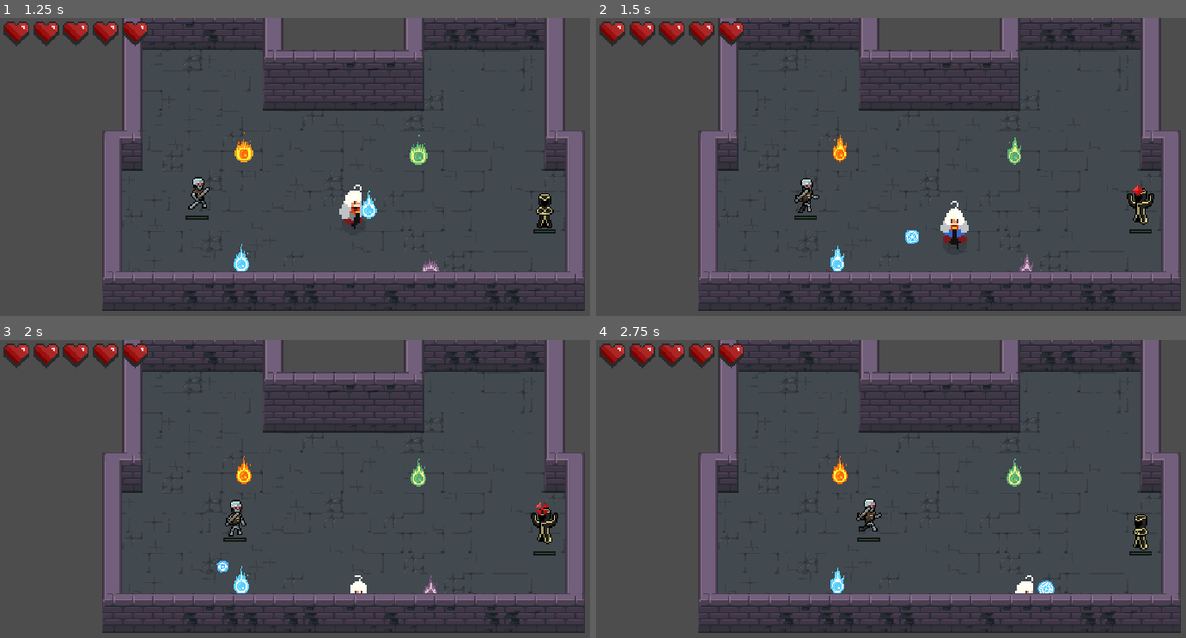
Above: before the commit, frames 1-4 (two rows, left to right).
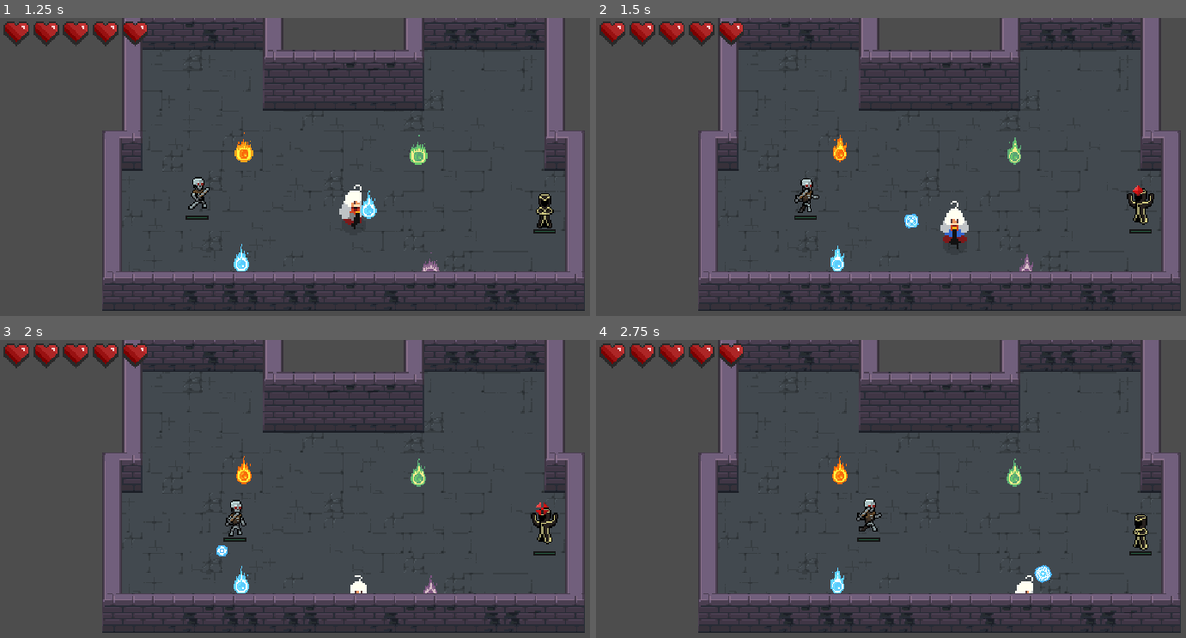
Above: after the commit, the same moments.

Repository: GuusOomen/Arcane-Dungeons-Trials-of-the-Elements
Game: Godot game, scene res://Scenes/main.tscn
Same seed, same stepped clock (60 frames per second), same inputs: the game is played once before the commit and once after it.
Inputs (mouse positions are in pixels of both pictures, inside the frame that each line leads up to):
- Up to frame 1 (1.25 s): tap Enter (ui_accept) at 0.5, 0.77 s; move the mouse to (495, 190) at 0.52 s; hold D (right) from 0.53 s (still down); tap Space (attack) at 0.6 s
- Up to frame 2 (1.5 s): move the mouse to (802, 229) at 1.27 s; release D (right) at 1.28 s; hold S (down) from 1.28 s (still down); click (802, 229) at 1.35 s
- Up to frame 3 (2 s): keep holding S (down); tap Enter (ui_accept) at 1.52 s
- Up to frame 4 (2.75 s): move the mouse to (1009, 447) at 2.02 s; release S (down) at 2.03 s; hold D (right) from 2.03 s (still down); tap Shift (roll) at 2.1 s

Frame 1 is identical in both runs. In frame 2, 0.2% of the frame differs, in the area x 52-55%, y 65-76%; in frame 3, 0.1%; in frame 4, 0.2%, in the area x 74-78%, y 75-86%.

Commit message:
reverted projectile rotation point

Diff:
--- a/Scenes/projectile/projectile-earth.tscn
+++ b/Scenes/projectile/projectile-earth.tscn
@@ -52,12 +52,11 @@
 
 [node name="AnimatedSprite2D" type="AnimatedSprite2D" parent="."]
 y_sort_enabled = true
-position = Vector2(0, 14.67)
 scale = Vector2(2.25, 2.25)
 sprite_frames = SubResource("SpriteFrames_416qw")
 autoplay = "default"
 frame_progress = 0.408765
-offset = Vector2(0, -6)
+offset = Vector2(0, 0.5)
 
 [node name="CollisionShape2D" type="CollisionShape2D" parent="."]
 position = Vector2(0, 15)
--- a/Scenes/projectile/projectile-fire.tscn
+++ b/Scenes/projectile/projectile-fire.tscn
@@ -59,12 +59,10 @@
 
 [node name="AnimatedSprite2D" type="AnimatedSprite2D" parent="."]
 y_sort_enabled = true
-position = Vector2(0, 15.75)
 scale = Vector2(2.25, 2.25)
 sprite_frames = SubResource("SpriteFrames_416qw")
 autoplay = "default"
 frame_progress = 0.780087
-offset = Vector2(0, -7)
 
 [node name="CollisionShape2D" type="CollisionShape2D" parent="."]
 position = Vector2(0, 15)
--- a/Scenes/projectile/projectile-water.tscn
+++ b/Scenes/projectile/projectile-water.tscn
@@ -52,12 +52,10 @@
 
 [node name="AnimatedSprite2D" type="AnimatedSprite2D" parent="."]
 y_sort_enabled = true
-position = Vector2(0, 15.75)
 scale = Vector2(2.25, 2.25)
 sprite_frames = SubResource("SpriteFrames_416qw")
 autoplay = "default"
 frame_progress = 0.148138
-offset = Vector2(0, -7)
 
 [node name="CollisionShape2D" type="CollisionShape2D" parent="."]
 position = Vector2(0, 15)
--- a/Scenes/projectile/projectile-wind.tscn
+++ b/Scenes/projectile/projectile-wind.tscn
@@ -52,12 +52,11 @@
 
 [node name="AnimatedSprite2D" type="AnimatedSprite2D" parent="."]
 y_sort_enabled = true
-position = Vector2(0, 14.67)
 scale = Vector2(2.25, 2.25)
 sprite_frames = SubResource("SpriteFrames_416qw")
 autoplay = "default"
 frame_progress = 0.710665
-offset = Vector2(0, -7)
+offset = Vector2(0, -0.5)
 
 [node name="CollisionShape2D" type="CollisionShape2D" parent="."]
 position = Vector2(0, 15)
--- a/Scenes/projectile/projectile.tscn
+++ b/Scenes/projectile/projectile.tscn
@@ -52,11 +52,9 @@
 
 [node name="AnimatedSprite2D" type="AnimatedSprite2D" parent="."]
 y_sort_enabled = true
-position = Vector2(0, 15.75)
 scale = Vector2(2.25, 2.25)
 sprite_frames = SubResource("SpriteFrames_416qw")
 autoplay = "default"
-offset = Vector2(0, -7)
 
 [node name="CollisionShape2D" type="CollisionShape2D" parent="."]
 position = Vector2(0, 12.34)
Not shown: 1 places in tree.tres that only renumber resources
